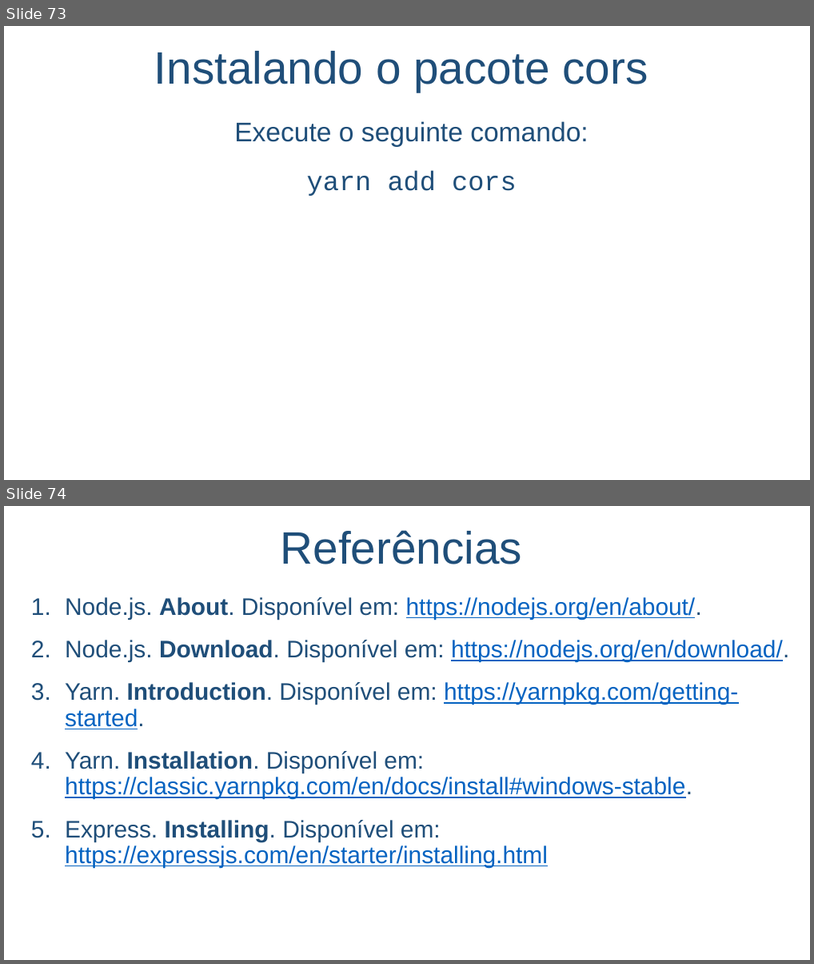
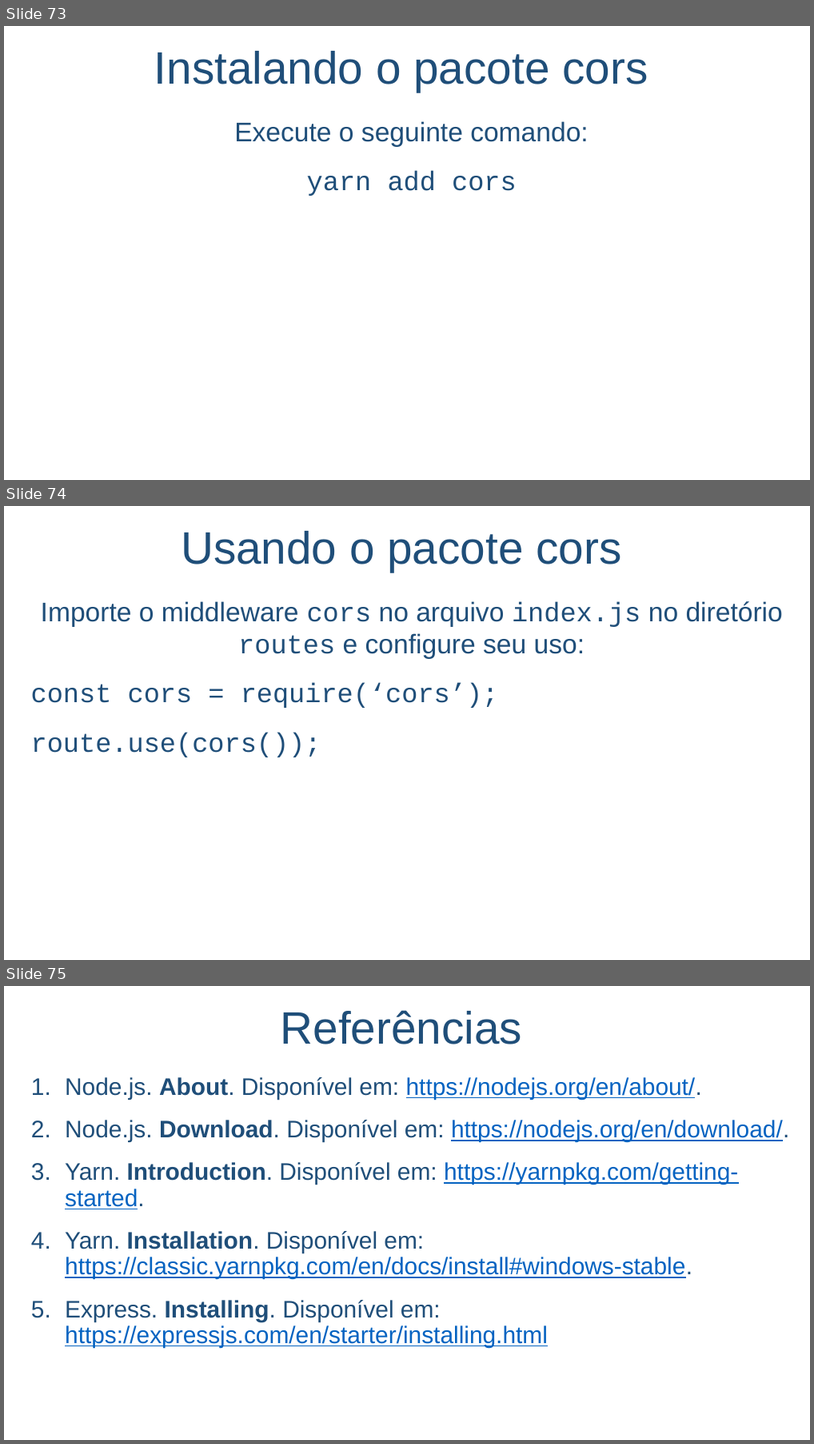
Before and after one commit to salmo-jr/public-slides, a slide deck: node-js.pptx. Shown one above the other, each under a label of ours: slides 73 and 74 before the commit, slides 73, 74 and 75 after it. The pictures are 814x964 and 814x1444 pixels, drawn with LibreOffice and Linux fonts; fonts in the diff are those of the drawing; background and template pictures are left out. Boxes give left, top, right and bottom in pixels: in the first picture for what was removed or moved away, otherwise in the second. Text is boxed around its words. In the diff, an @@ line names an element or a change of style, - is before the commit and + after.

```diff
--- a/node-js.pptx
+++ b/node-js.pptx
@@ slide 74 added at (4, 506, 810, 960), background picture (left out) @@
@@ text added at (181, 531, 622, 572), 54 pt, text #1F4E79 @@
+Usando o pacote cors
@@ text added at (31, 601, 783, 757), 32 pt, text #1F4E79 @@
+Importe o middleware cors no arquivo index.js no diretório routes e configure seu uso:
+const cors = require(‘cors’);
+route.use(cors());
@@ what was slide 74 is now slide 75 @@
```
Also in this commit, not shown: 1 other file.
